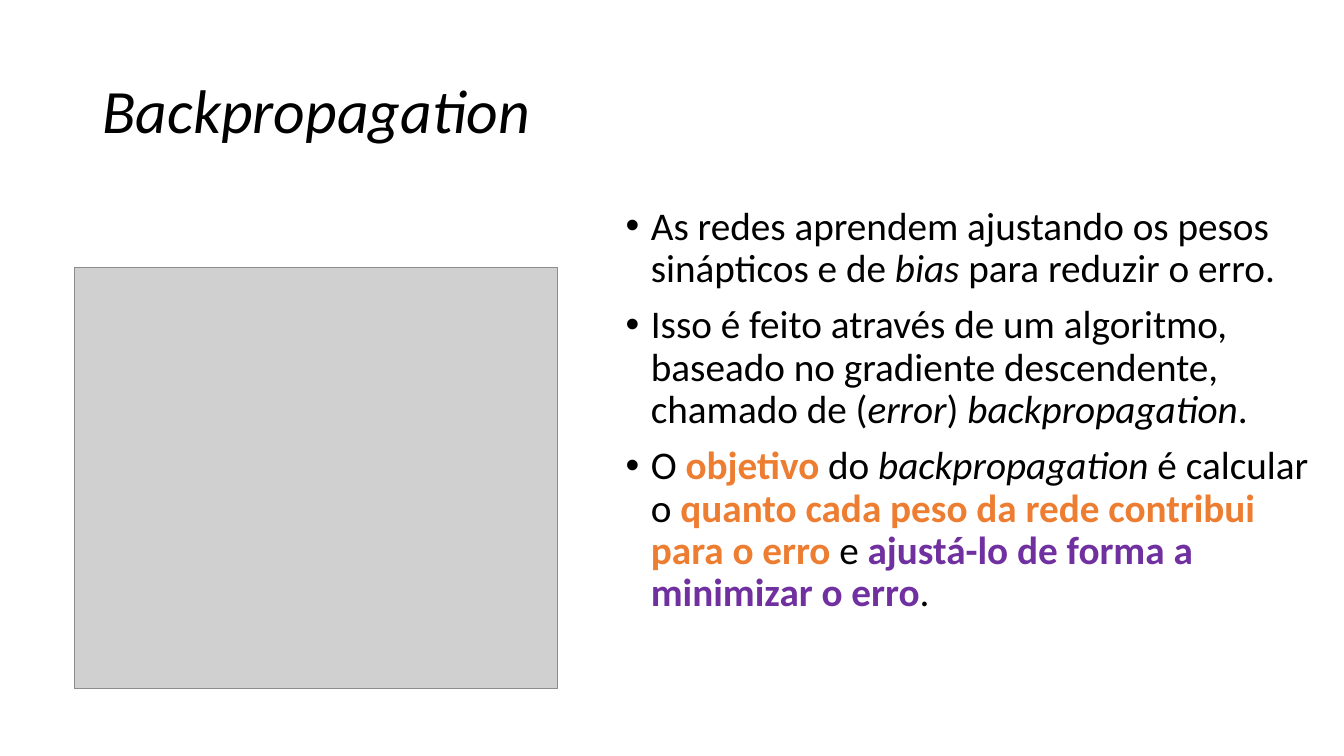
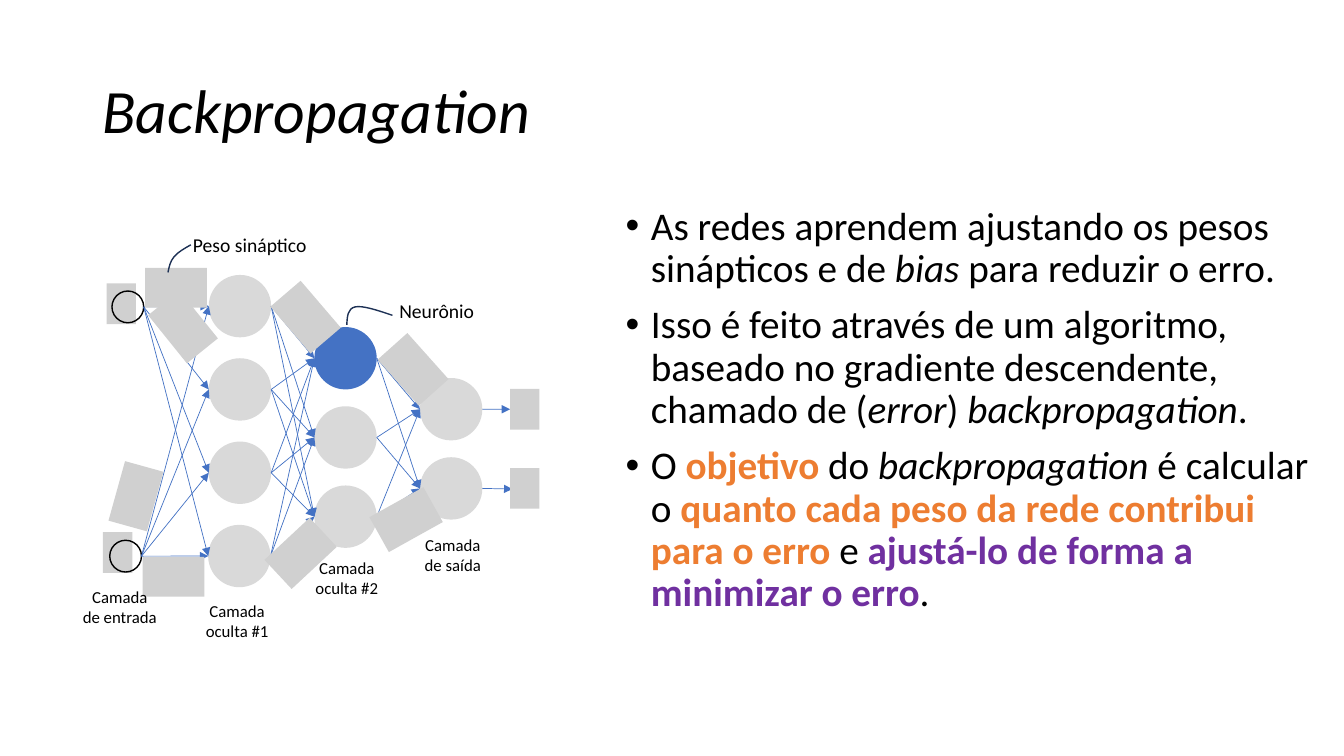
Before and after one commit to zz4fap/c24_inteligencia_artificial, a slide deck: slide 32 of slides/C24_MLP.pptx. Drawn at 1344x756 pixels with LibreOffice and Linux fonts; fonts in the diff are those of the drawing; grey boxes stand for pictures. Boxes give left, top, right and bottom in pixels: in the first picture for what was removed or moved away, otherwise in the second. Text is boxed around its words. In the diff, an @@ line names an element or a change of style, - is before the commit and + after.

```diff
--- a/slides/C24_MLP.pptx
+++ b/slides/C24_MLP.pptx
@@ picture removed at (75, 267, 558, 689) @@
@@ group added at (83, 238, 539, 637): 28 arrows, 12 pictures, 11 ellipses, 6 texts, 2 freeform shapes @@
+Neurônio
+Peso sináptico
+Camada de entrada
+Camada oculta #1
+Camada oculta #2
+Camada de saída
```
Also in this commit, not shown: 15 other slides changed, 1 other file.
